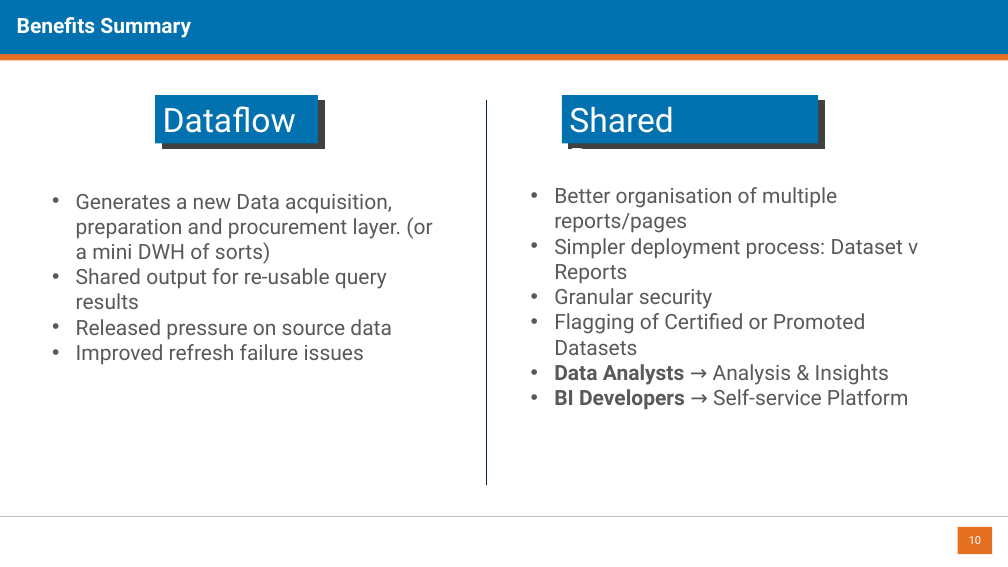
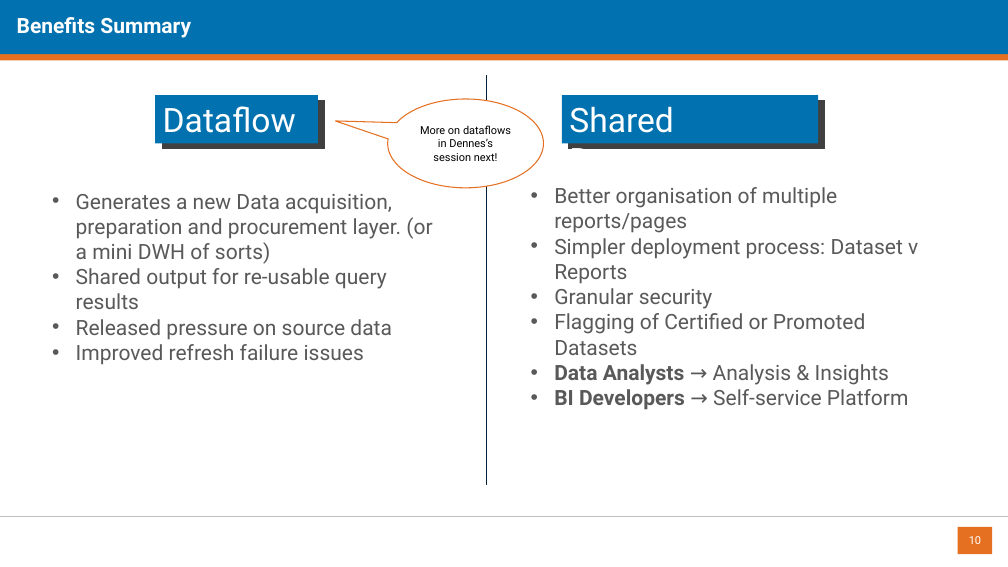
Before and after one commit to datalineo/sessions, a slide deck: slide 10 of Evolve Power BI Architecture/Evolving your Power BI Architecture using Dataflows and Shared Datasets.pptx. Drawn at 1008x567 pixels with LibreOffice and Linux fonts; fonts in the diff are those of the drawing; background and template pictures are left out. Boxes give left, top, right and bottom in pixels: in the first picture for what was removed or moved away, otherwise in the second. Text is boxed around its words. In the diff, an @@ line names an element or a change of style, - is before the commit and + after.

```diff
--- a/Evolve Power BI Architecture/Evolving your Power BI Architecture using Dataflows and Shared Datasets.pptx
+++ b/Evolve Power BI Architecture/Evolving your Power BI Architecture using Dataflows and Shared Datasets.pptx
@@ line moved from (486, 101) - (486, 485) to (486, 75) - (486, 485) @@
@@ speech bubble added at box(388, 99, 544, 188), fill #FFFFFF, outline #E57022 1 pt, 10.5 pt, text #000000 @@
+More on dataflows in Dennes’s session next!
```
Also in this commit, not shown: 2 other slides changed.
